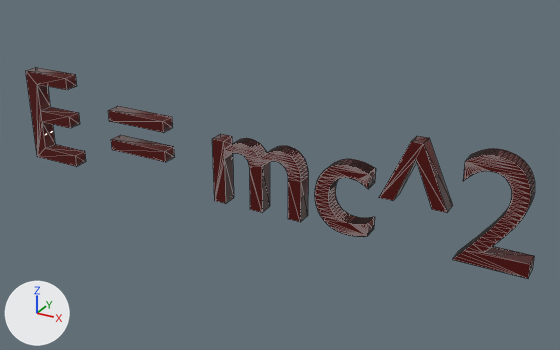
The glTF model next/public/eequalsmcsquared.glb, before and after one commit.
The view is the same before and after, from a camera (50 mm lens) standing at (7.93, -0.18, 3.39) and looking at (5.71, 3.87, 1.36). Arrows for +X, +Y and +Z are at lower left; the lights stay in place. Mesh edges are drawn as thin lines. Where no turn or scale is listed for an object, it has been applied to the vertices. Vertices at the same position are counted once.

Objects in the first picture: 'Text'.
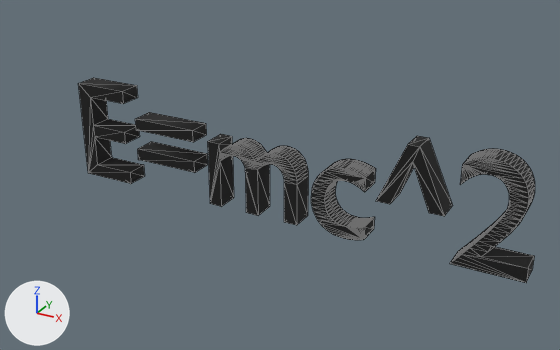
The newer file is also turned or shifted as a whole; pictures and numbers use the older file's frame.

What the commit changed:
Material 'Material.002' (mat_material_002) changes colour from dark red #560702 to black #151515; in linear values from (0.0925, 0.00208, 0.000749) to (0.0074, 0.00743, 0.00737).
In material 'Material.002' (mat_material_002), roughness goes from 0.0 to 0.796.
me_text_001 has 642 vertices, 1256 faces and spans x -0.89..2.82, y -0.05..0.05, z -0.35..0.35.
me_text_001 is used by ob_text; location (4.524, 3.819, 1.453).
me_text_001 part 1: the loose piece of 8 vertices spanning x -0.13..0.34, y -0.05..0.05, z 0.08..0.17 is scaled about its middle by (1, 1.5, 1), then moved by (0.28, -0.03, 0.0).
me_text_001 part 2: the loose piece of 8 vertices spanning x -0.13..0.34, y -0.05..0.05, z -0.13..-0.05 is scaled about its middle by (1, 1.5, 1), then moved by (0.28, -0.03, 0.0).
me_text_001 part 3: the loose piece of 24 vertices spanning x -0.89..-0.5, y -0.05..0.05, z -0.34..0.35 is scaled about its middle by (1, 1.5, 1), then moved by (0.56, -0.03, 0.0).
me_text_001 part 4: all 301 vertices in x 0.73..2.82, y -0.05, z -0.35..0.35 are moved by (0.0, -0.05, 0.0).

What differs and where, as boxes (x1, y1, x2, y2) in the pictures (560 x 350 px; the box of a moved part takes in the faces that stretch with it):
'Text', recoloured, surface changed, reshaped (10% narrower): before (26, 67, 535, 278); after (78, 78, 535, 283)
part 1 of me_text_001, moved or reshaped: before (108, 106, 173, 133); after (135, 112, 207, 142)
part 2 of me_text_001, moved or reshaped: before (111, 135, 175, 162); after (138, 141, 208, 173)
part 3 of me_text_001, moved or reshaped: before (26, 67, 86, 166); after (78, 78, 145, 184)
part 4 of me_text_001, moved or reshaped: before (212, 134, 535, 278); after (208, 134, 535, 283)
